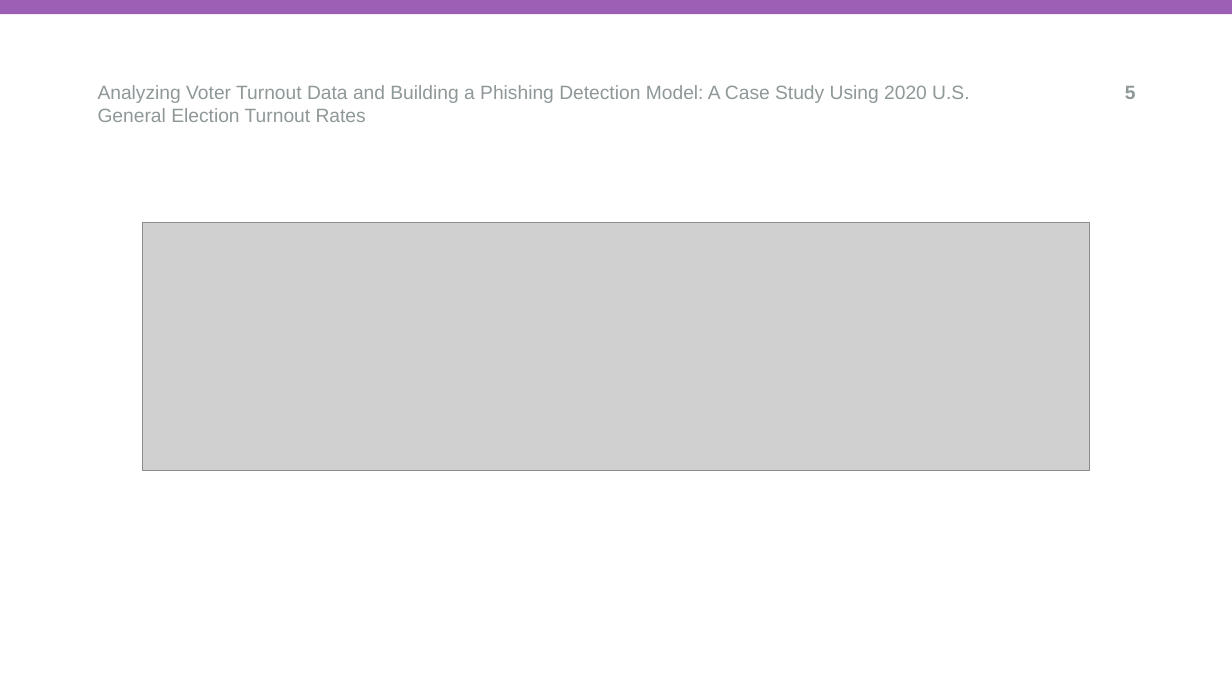
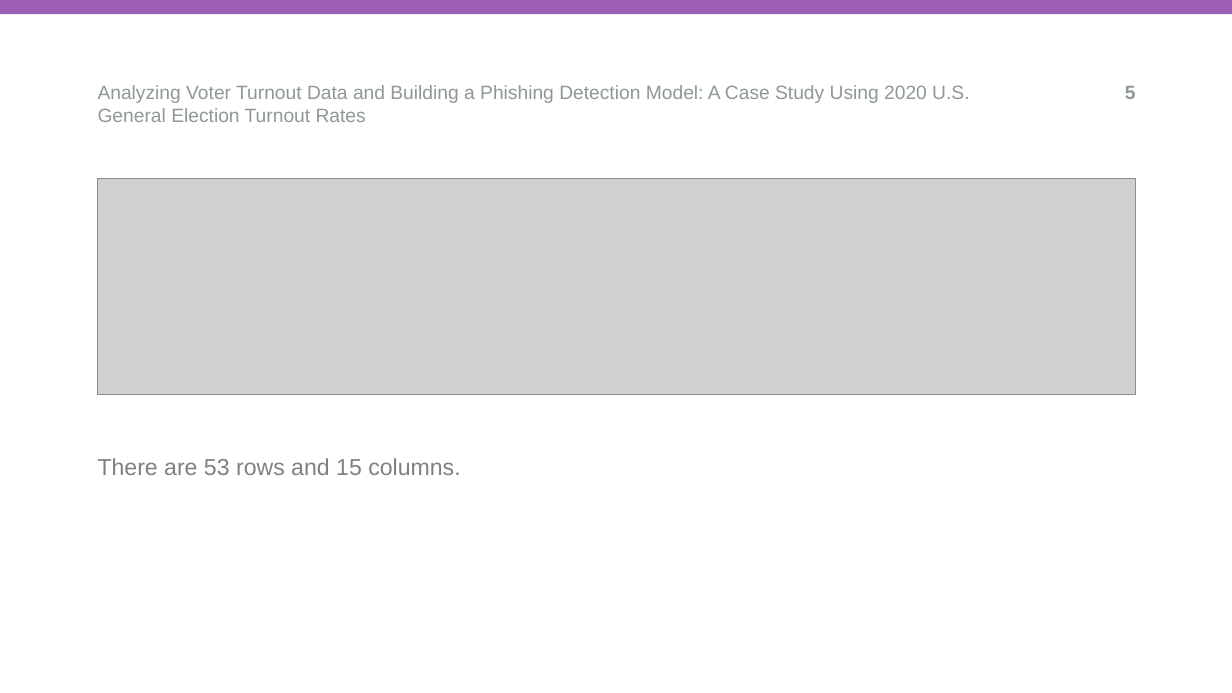
Before and after one commit to ChandrakanthPugalenthi/A-231, a slide deck: slide 5 of Research question/reseach_question_presentation.pptx. Drawn at 1232x693 pixels with LibreOffice and Linux fonts; fonts in the diff are those of the drawing; grey boxes stand for pictures; background and template pictures are left out. Boxes give left, top, right and bottom in pixels: in the first picture for what was removed or moved away, otherwise in the second. Text is boxed around its words. In the diff, an @@ line names an element or a change of style, - is before the commit and + after.

```diff
--- a/Research question/reseach_question_presentation.pptx
+++ b/Research question/reseach_question_presentation.pptx
@@ picture: place and size @@
-picture at (142, 223, 1090, 470)
+picture at (98, 178, 1137, 395)
@@ text added at (98, 458, 460, 475), 18 pt, text #808080 @@
+There are 53 rows and 15 columns.
```
Also in this commit, not shown: 2 other slides changed, 2 slides added.
